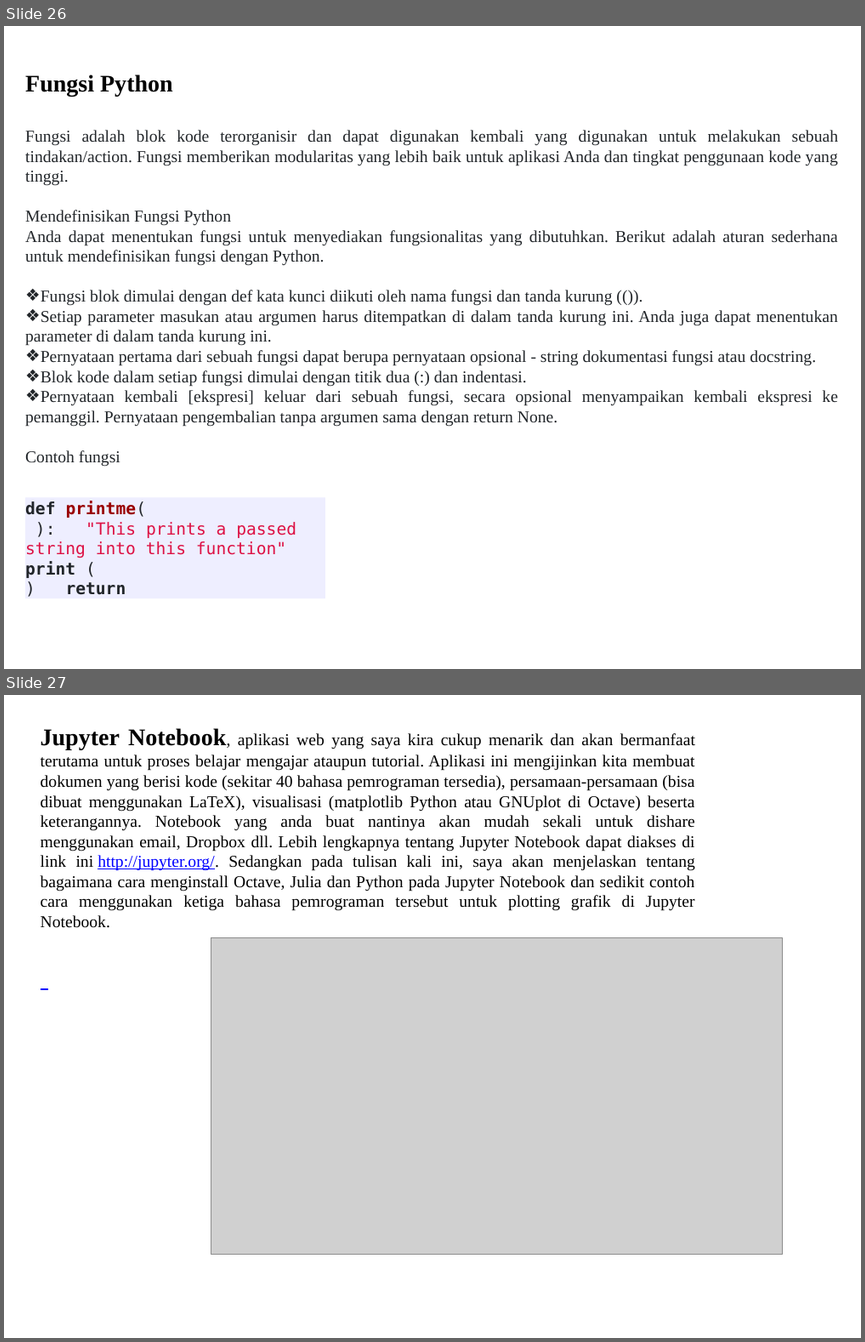
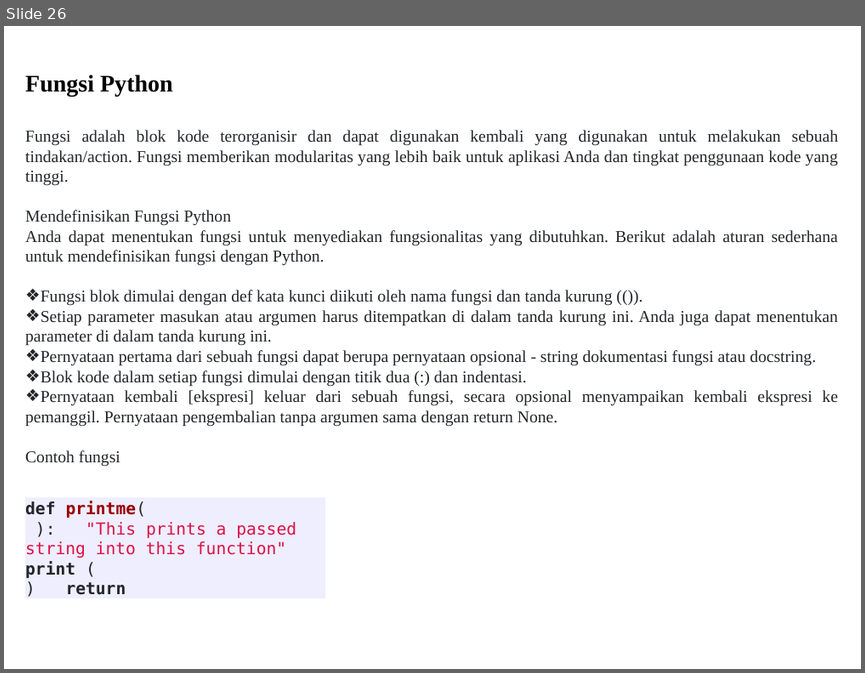
Before and after one commit to naufalhadiputra/Pengantar-Algoritma-Deep-Learning, a slide deck: Tugas1 (DeepLearning) PengenalanPython (NaufalHadiputra-55415004).pptx. Shown one above the other, each under a label of ours: slides 26 and 27 before the commit, slide 26 after it. The pictures are 865x1342 and 865x673 pixels, drawn with LibreOffice and Linux fonts; fonts in the diff are those of the drawing; grey boxes stand for pictures. Boxes give left, top, right and bottom in pixels: in the first picture for what was removed or moved away, otherwise in the second. Text is boxed around its words. In the diff, an @@ line names an element or a change of style, - is before the commit and + after.

Commit message:
Revert "Update Tugas1 (DeepLearning) PengenalanPython (NaufalHadiputra-55415004).pptx"
This reverts commit aa4505c7e563ed5ed29c46a4d01f80a1b6b44d28.

```diff
--- a/Tugas1 (DeepLearning) PengenalanPython (NaufalHadiputra-55415004).pptx
+++ b/Tugas1 (DeepLearning) PengenalanPython (NaufalHadiputra-55415004).pptx
@@ slide 27 removed at (x1=4, y1=695, x2=861, y2=1338), background #FFFFFF @@
@@ text removed at (x1=41, y1=728, x2=695, y2=928) @@
-Jupyter Notebook, aplikasi web yang saya kira cukup menarik dan akan bermanfaat terutama untuk proses belajar mengajar ataupun tutorial. Aplikasi ini mengijinkan kita membuat dokumen yang berisi kode (sekitar 40 bahasa pemrograman tersedia), persamaan-persamaan (bisa dibuat menggunakan LaTeX), visualisasi (matplotlib Python atau GNUplot di Octave) beserta keterangannya. Notebook yang anda buat nantinya akan mudah sekali untuk dishare menggunakan email, Dropbox dll. Lebih lengkapnya tentang Jupyter Notebook dapat diakses di link ini http://jupyter.org/. Sedangkan pada tulisan kali ini, saya akan menjelaskan tentang bagaimana cara menginstall Octave, Julia dan Python pada Jupyter Notebook dan sedikit contoh cara menggunakan ketiga bahasa pemrograman tersebut untuk plotting grafik di Jupyter Notebook.
@@ picture removed at (x1=211, y1=937, x2=783, y2=1253) @@
```
Also in this commit, not shown: 1 other slide removed.
